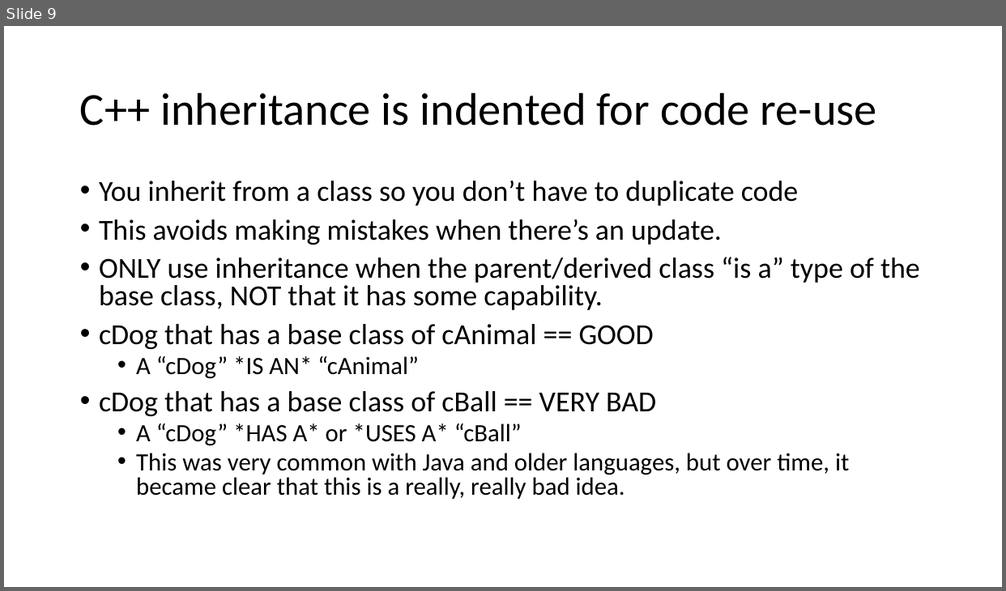
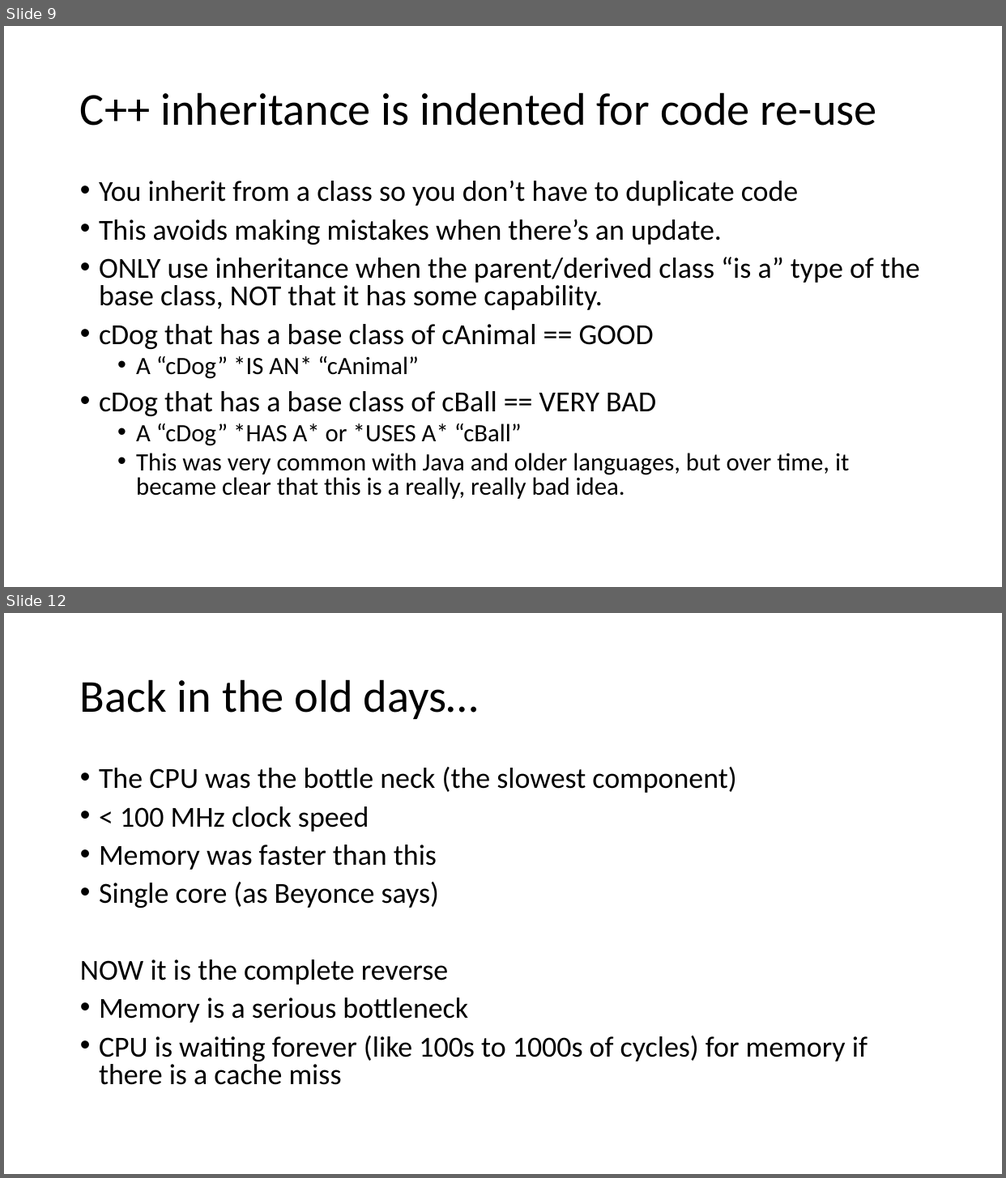
Before and after one commit to yellowflash07/GDP202324, a slide deck: 6044_FramPat/D2D/W02/Classes in CPP, part 1, CRC.pptx. Shown one above the other, each under a label of ours: slide 9 before the commit, slides 9 and 12 after it; the slides between them are not shown. The pictures are 1006x591 and 1006x1178 pixels, drawn with LibreOffice and Linux fonts; fonts in the diff are those of the drawing. Boxes give left, top, right and bottom in pixels: in the first picture for what was removed or moved away, otherwise in the second. Text is boxed around its words. In the diff, an @@ line names an element or a change of style, - is before the commit and + after.

```diff
--- a/6044_FramPat/D2D/W02/Classes in CPP, part 1, CRC.pptx
+++ b/6044_FramPat/D2D/W02/Classes in CPP, part 1, CRC.pptx
@@ slide 12 added at (4, 613, 1002, 1174), background #FFFFFF @@
@@ title added at (80, 679, 479, 719), 44 pt, text #000000 @@
+Back in the old days…
@@ text added at (80, 767, 867, 1085), 28 pt, text #000000 @@
+• The CPU was the bottle neck (the slowest component)
+• < 100 MHz clock speed
+• Memory was faster than this
+• Single core (as Beyonce says)
+NOW it is the complete reverse
+• Memory is a serious bottleneck
+• CPU is waiting forever (like 100s to 1000s of cycles) for memory if there is a cache miss
```
Also in this commit, not shown: 5 other slides added, 21 other files.
